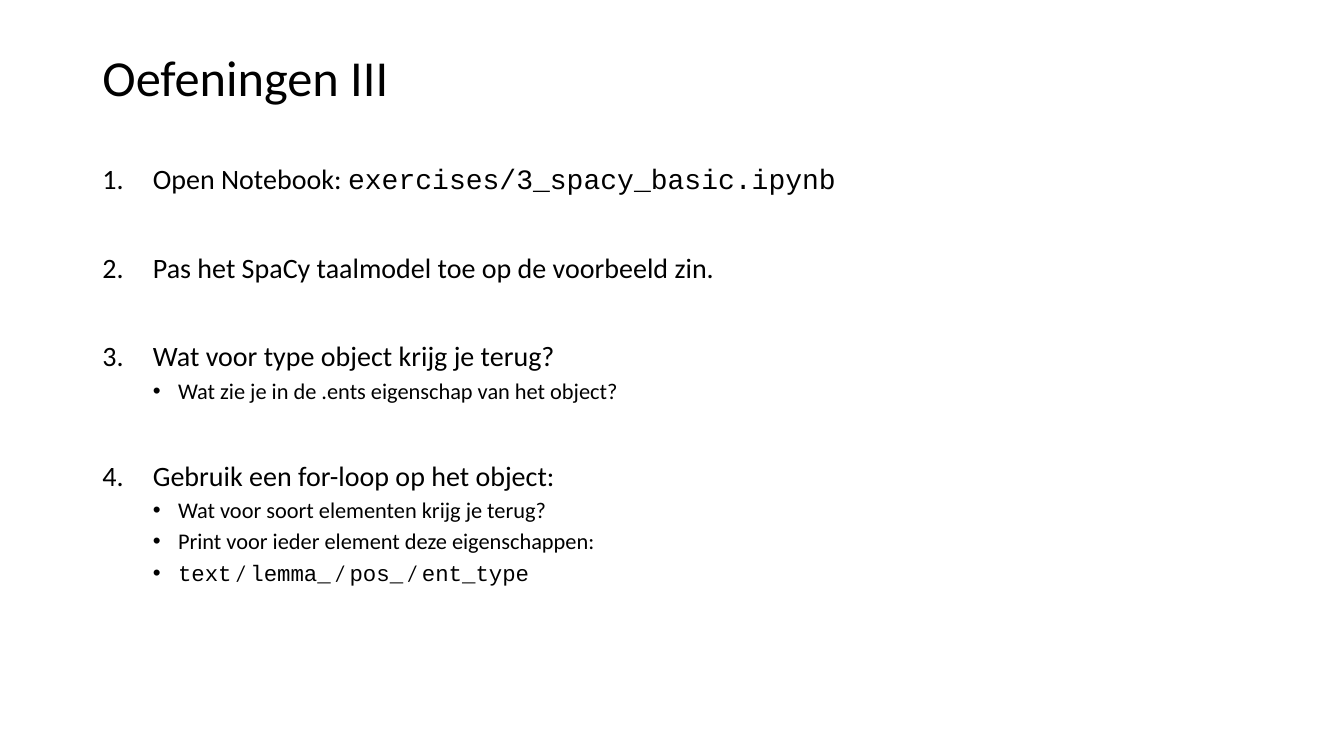
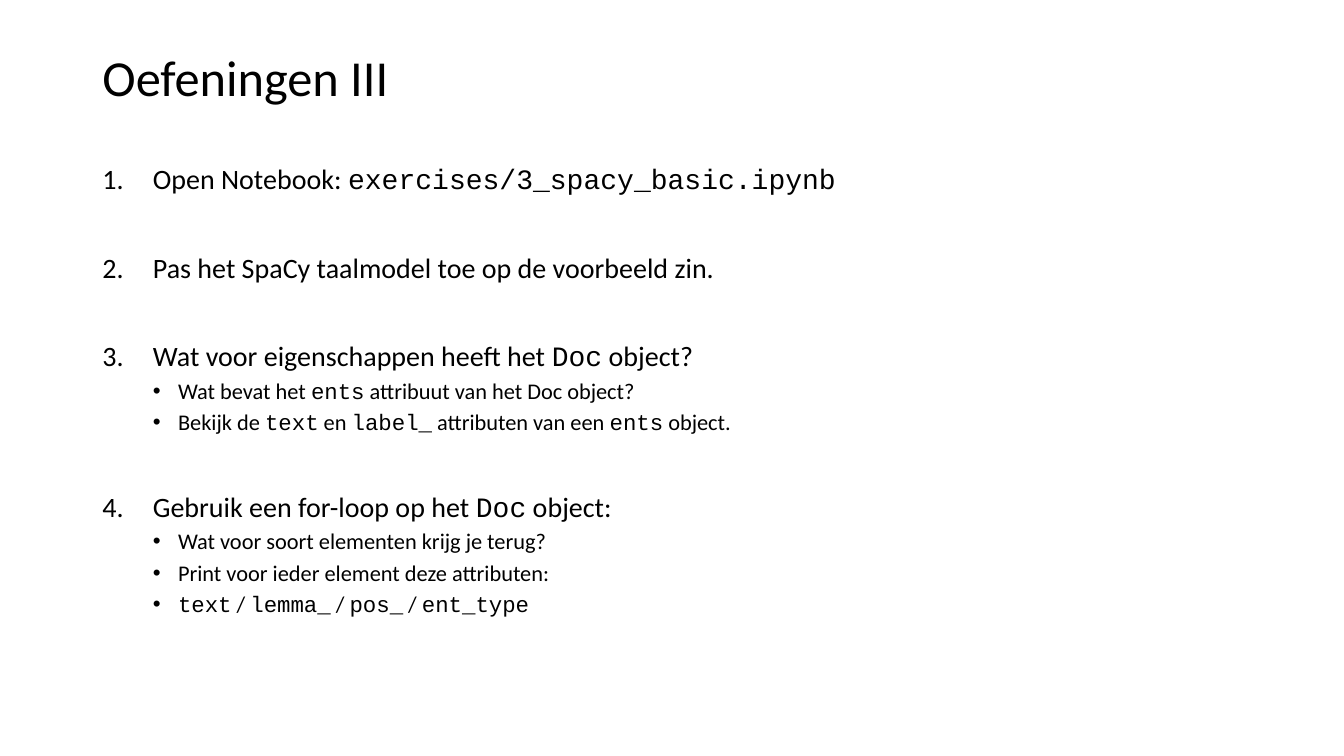
Before and after one commit to LFKoning/knowledge-sharing, a slide deck: slide 31 of python_trainees/5_nlp/python_traineeship_5.pptx. Drawn at 1344x756 pixels with LibreOffice and Linux fonts; fonts in the diff are those of the drawing. Boxes give left, top, right and bottom in pixels: in the first picture for what was removed or moved away, otherwise in the second. Text is boxed around its words. In the diff, an @@ line names an element or a change of style, - is before the commit and + after.

```diff
--- a/python_trainees/5_nlp/python_traineeship_5.pptx
+++ b/python_trainees/5_nlp/python_traineeship_5.pptx
@@ text at bbox=[153, 346, 730, 522]: text changed; size 20 to 16 pt @@
-3. Wat voor type object krijg je terug?
-  • Wat zie je in de .ents eigenschap van het object?
-4. Gebruik een for-loop op het object:
+3. Wat voor eigenschappen heeft het Doc object?
+  • Wat bevat het ents attribuut van het Doc object?
+  • Bekijk de text en label_ attributen van een ents object.
+4. Gebruik een for-loop op het Doc object:
@@ text at bbox=[178, 565, 549, 581]: text changed @@
-  • Print voor ieder element deze eigenschappen:
+  • Print voor ieder element deze attributen:
```
Also in this commit, not shown: 12 other slides changed, 18 slides added, 2 slides removed, 10 other files.
